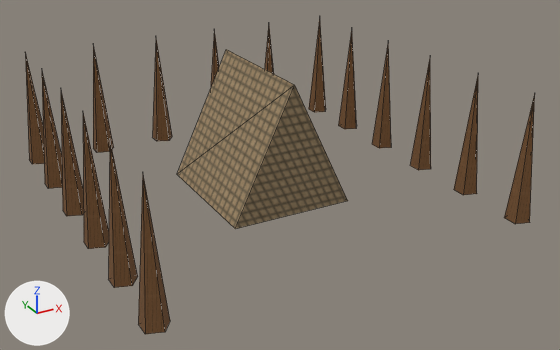
An edit to the glTF model app/src/main/assets/3d/field/military-CAMP-1-lod1.glb, drawn before and after from the same camera.
Camera for both pictures: a camera (50 mm lens) standing at (-0.697, -1.361, 0.698) and looking at (0.015, -0.065, 0.051). Every picture has the same lights, and +X, +Y and +Z are marked at lower left. The picture after the commit comes second. Mesh edges are drawn as thin lines. Vertices at exactly the same position are counted once.
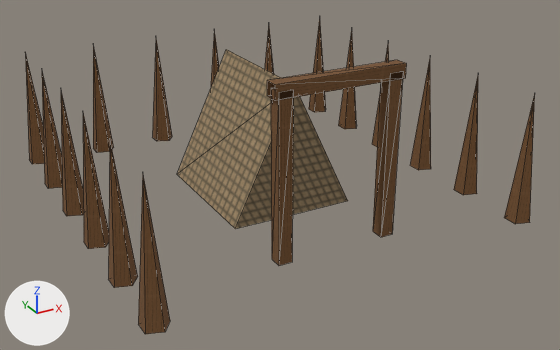
Boxes [x1, y1, x2, y2] around the edits, measured in the pictures (560 x 350 px):
part 1 of me_mesh_0, added (brown)
    after: [267, 60, 407, 266]

What changed in the scene script:
```text
Change me_mesh_0:
    used by ob_mesh_0; location = (0.0, 0.0, 0.0)
    remove me_mesh_0.from_pydata(...)  # 102 vertices, 86 faces; spans x -0.401..0.406, y -0.405..0.405, z 0.0..0.27
    add me_mesh_0.from_pydata(...)  # 126 vertices, 116 faces; spans x -0.401..0.406, y -0.405..0.405, z 0.0..0.333
    me_mesh_0 part 1
    12 vertices are added at x -0.13..0.13, y -0.313, z 0.0..0.333
    12 new vertices lie (0.0, 0.026, 0.0) away from vertices in x -0.13..0.13, y -0.313, z 0.0..0.333
    30 new faces join them
```
